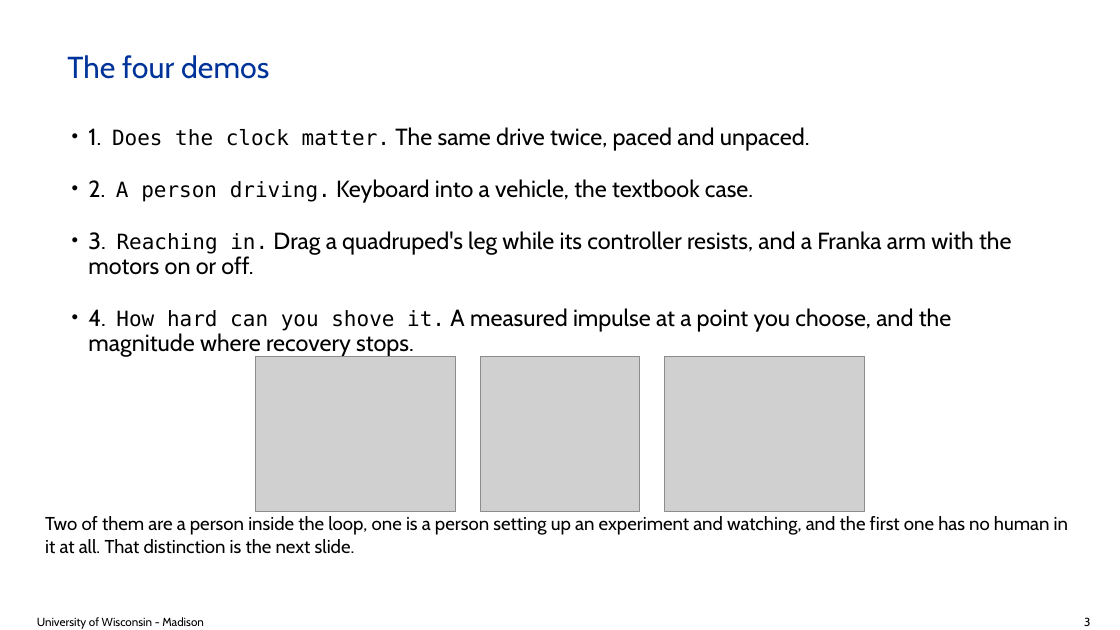
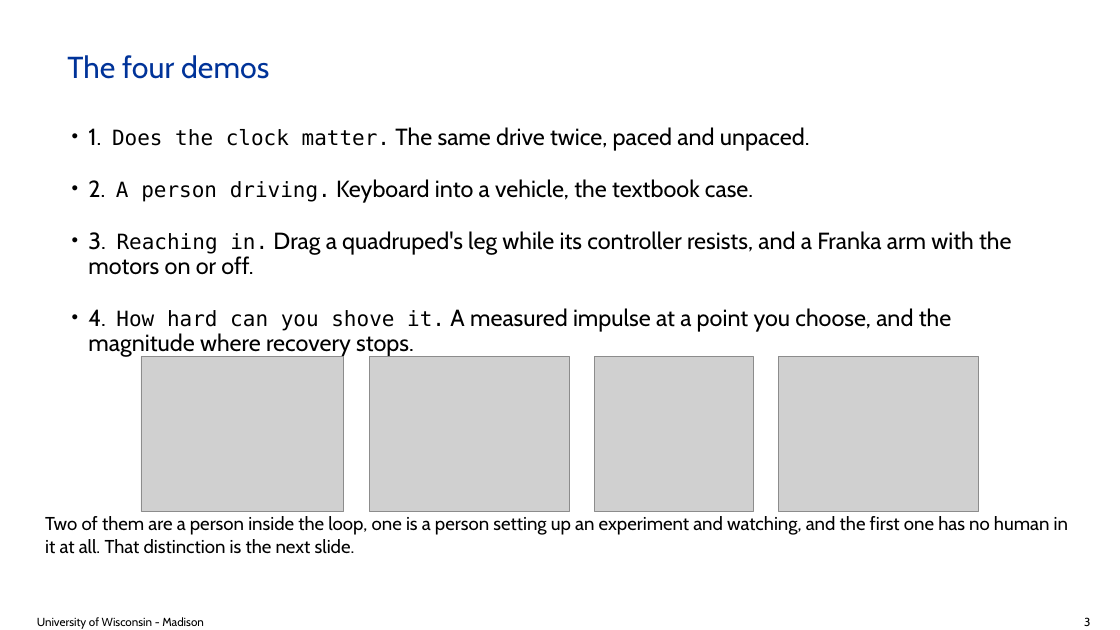
Before and after one commit to ksha23/chrono-hil-tutorial, a slide deck: slide 3 of tutorial_HIL_driver.pptx. Drawn at 1120x630 pixels with LibreOffice and Linux fonts; fonts in the diff are those of the drawing; grey boxes stand for pictures; background and template pictures are left out. Boxes give left, top, right and bottom in pixels: in the first picture for what was removed or moved away, otherwise in the second. Text is boxed around its words. In the diff, an @@ line names an element or a change of style, - is before the commit and + after.

Commit message:
Show the vehicle demo on the slide that lists it
The four-demos slide listed four and showed three, and the missing one was the
vehicle, which is the textbook case the whole talk leans on. A row of four also
needed a width cap: heights were fixed and the row would simply have run off
both edges, so the height is now whatever makes the row fit the usable width.

```diff
--- a/tutorial_HIL_driver.pptx
+++ b/tutorial_HIL_driver.pptx
@@ picture added at [141, 356, 344, 512] @@
@@ 3 pictures: place and size @@
-3 pictures at [255, 356, 865, 512]
+3 pictures at [369, 356, 980, 512]
```
Also in this commit, not shown: 2 other files.
